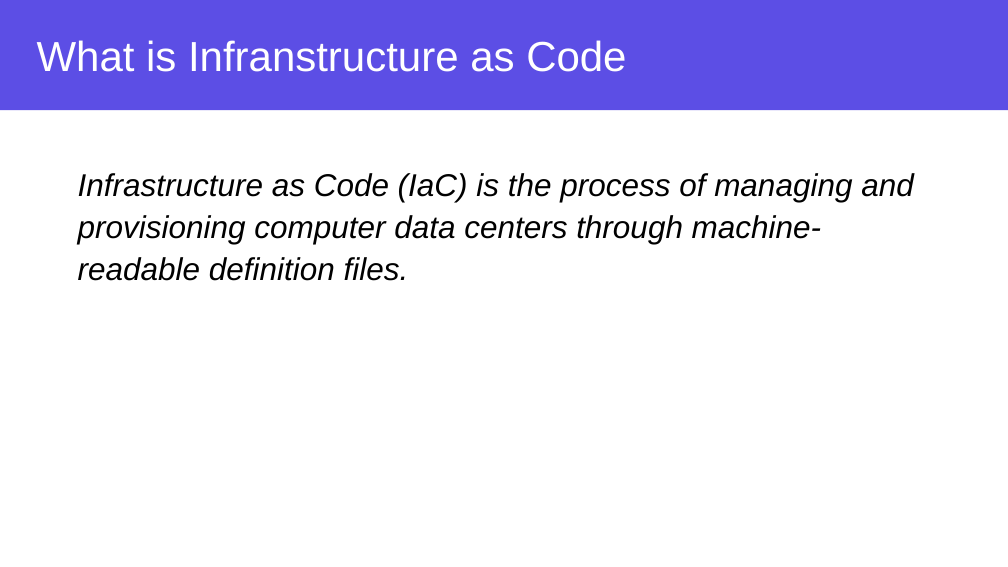
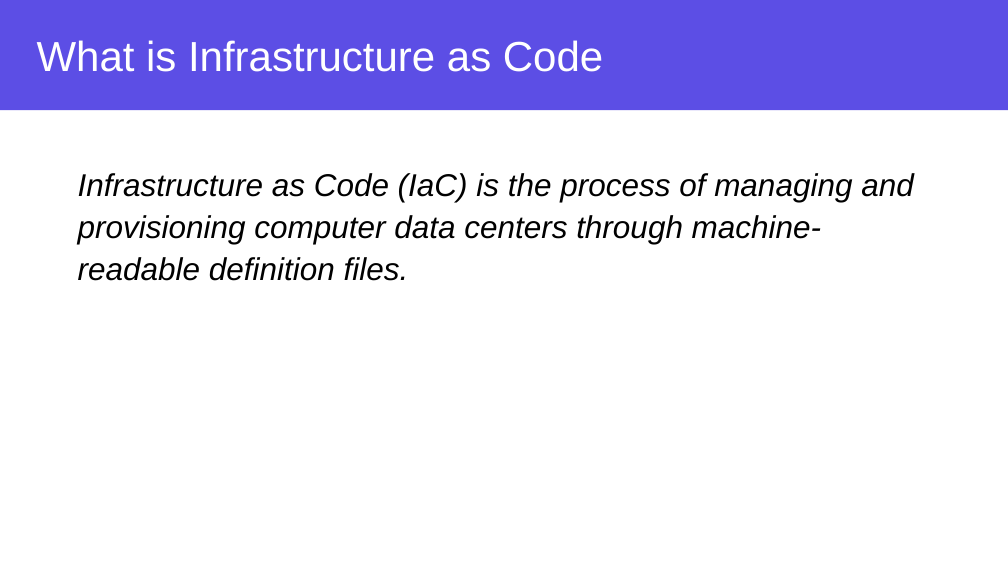
Before and after one commit to DheerajJoshi/azure-workshop-training, a slide deck: slide 6 of Slides/Azure and Terraform Workshop - Chapter 1.pptx. Drawn at 1008x567 pixels with LibreOffice and Linux fonts; fonts in the diff are those of the drawing; background and template pictures are left out. Boxes give left, top, right and bottom in pixels: in the first picture for what was removed or moved away, otherwise in the second. Text is boxed around its words. In the diff, an @@ line names an element or a change of style, - is before the commit and + after.

```diff
--- a/Slides/Azure and Terraform Workshop - Chapter 1.pptx
+++ b/Slides/Azure and Terraform Workshop - Chapter 1.pptx
@@ title at [37,40,603,72]: text changed @@
-What is Infranstructure as Code
+What is Infrastructure as Code
```
Also in this commit, not shown: 3 other slides changed.
